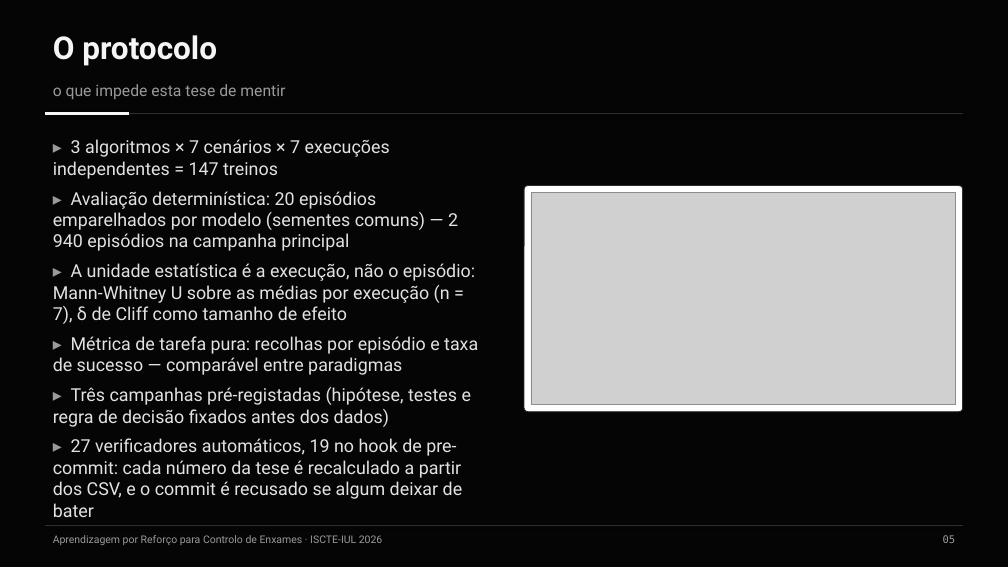
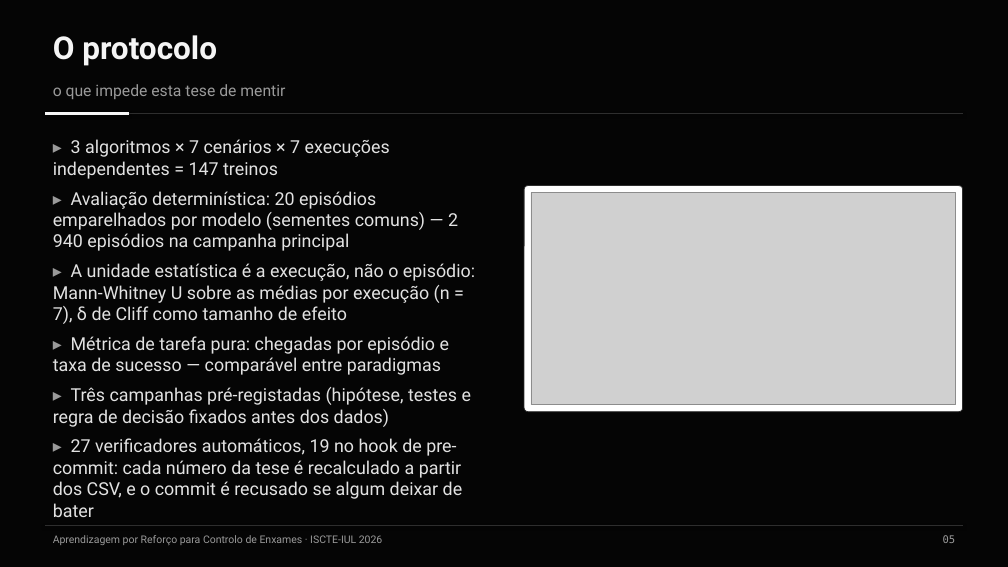
Before and after one commit to Pombo2001/swarm-robotics-tese, a slide deck: slide 6 of Defesa/slides_defesa.pptx. Drawn at 1008x567 pixels with LibreOffice and Linux fonts; fonts in the diff are those of the drawing; grey boxes stand for pictures. Boxes give left, top, right and bottom in pixels: in the first picture for what was removed or moved away, otherwise in the second. Text is boxed around its words. In the diff, an @@ line names an element or a change of style, - is before the commit and + after.

```diff
--- a/Defesa/slides_defesa.pptx
+++ b/Defesa/slides_defesa.pptx
@@ text at (x1=53, y1=336, x2=449, y2=375): text changed @@
-▸ Métrica de tarefa pura: recolhas por episódio e taxa de sucesso — comparável entre paradigmas
+▸ Métrica de tarefa pura: chegadas por episódio e taxa de sucesso — comparável entre paradigmas
```
Also in this commit, not shown: 10 other slides changed, 41 other files.
